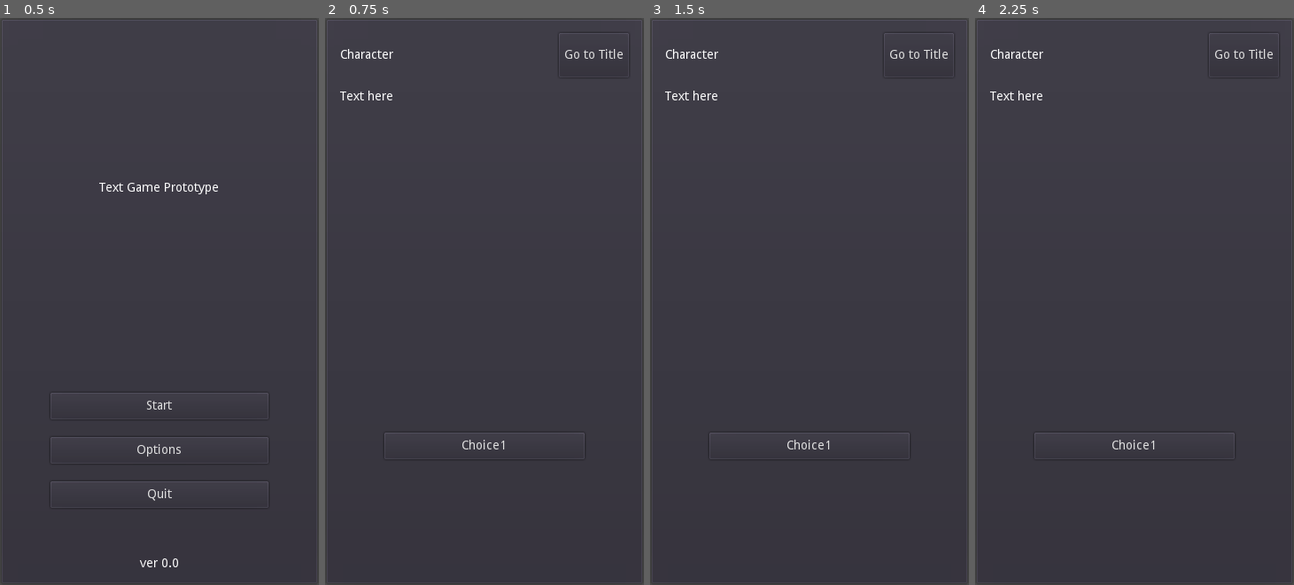
Above: before the commit, frames 1-4 (left to right).
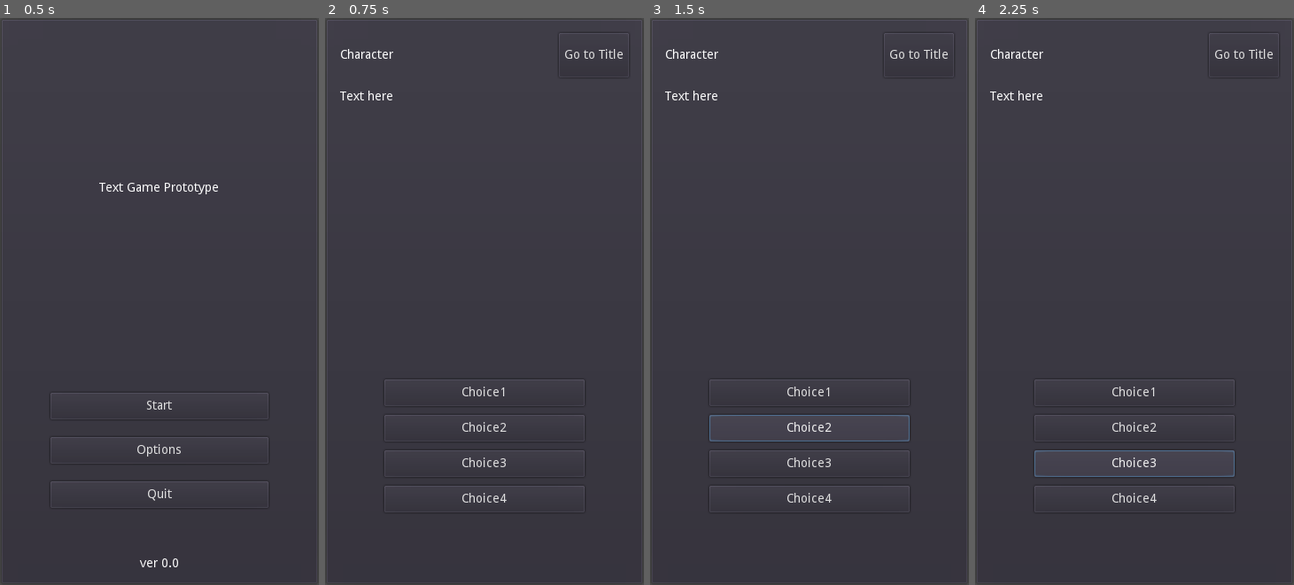
Above: after the commit, the same moments.

Repository: philipuriarte/A-Churchyard-of-Orphans
Game: Godot game, scene res://scenes/main.tscn
Same seed, same stepped clock (60 frames per second), same inputs: the game is played once before the commit and once after it.
Inputs (mouse positions are in pixels of both pictures, inside the frame that each line leads up to):
- Up to frame 1 (0.5 s): no input
- Up to frame 2 (0.75 s): click "Start" at 0.5 s
- Up to frame 3 (1.5 s): click (809, 426) at 1.25 s, where only the run after the commit has a clickable "Choice2"
- Up to frame 4 (2.25 s): click (1134, 465) at 2 s, where only the run after the commit has a clickable "Choice3"

Frame 1 is identical in both runs. In frame 2, 1.0% of the frame differs, in the area x 18-82%, y 63-86%; in frame 3, 1.1%; in frame 4, 1.3%.

Commit message:
Duplicate Choice1 node

Diff:
--- a/scenes/game_screen_scenes/content_container.tscn
+++ b/scenes/game_screen_scenes/content_container.tscn
@@ -30,8 +30,28 @@
 alignment = 1
 
 [node name="Choice1" type="Button" parent="ChoicesMargin/ChoicesContainer"]
-margin_top = 60.0
 margin_right = 246.0
-margin_bottom = 90.0
+margin_bottom = 30.0
 rect_min_size = Vector2( 0, 30 )
 text = "Choice1"
+
+[node name="Choice2" type="Button" parent="ChoicesMargin/ChoicesContainer"]
+margin_top = 40.0
+margin_right = 246.0
+margin_bottom = 70.0
+rect_min_size = Vector2( 0, 30 )
+text = "Choice2"
+
+[node name="Choice3" type="Button" parent="ChoicesMargin/ChoicesContainer"]
+margin_top = 80.0
+margin_right = 246.0
+margin_bottom = 110.0
+rect_min_size = Vector2( 0, 30 )
+text = "Choice3"
+
+[node name="Choice4" type="Button" parent="ChoicesMargin/ChoicesContainer"]
+margin_top = 120.0
+margin_right = 246.0
+margin_bottom = 150.0
+rect_min_size = Vector2( 0, 30 )
+text = "Choice4"
